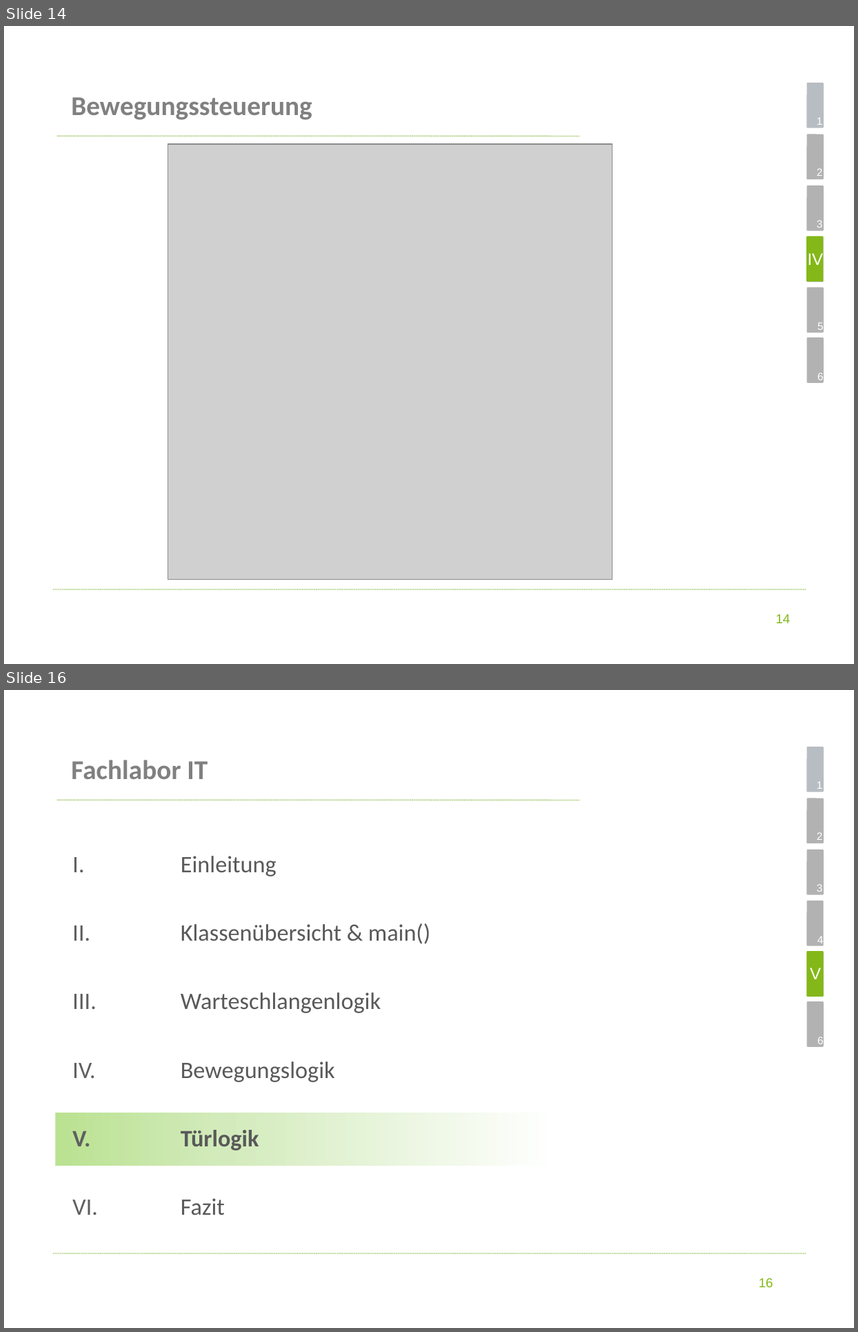
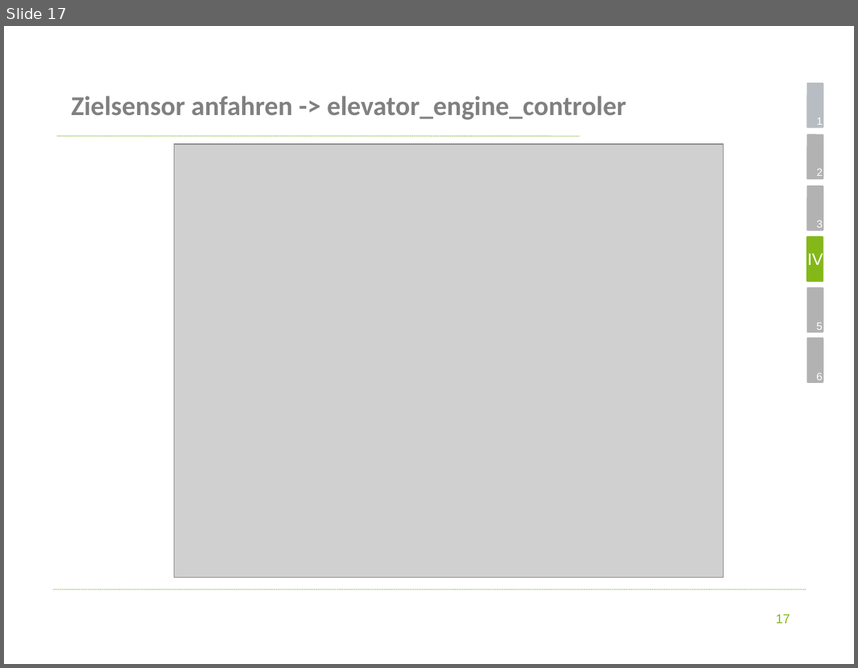
Before and after one commit to koeni90/elevatorUML, a slide deck: Präsentation.pptx. Shown one above the other, each under a label of ours: slides 14 and 16 before the commit, slide 17 after it; the slides between them are not shown. The pictures are 858x1332 and 858x668 pixels, drawn with LibreOffice and Linux fonts; fonts in the diff are those of the drawing; grey boxes stand for pictures; background and template pictures are left out. Boxes give left, top, right and bottom in pixels: in the first picture for what was removed or moved away, otherwise in the second. Text is boxed around its words. In the diff, an @@ line names an element or a change of style, - is before the commit and + after.

```diff
--- a/Präsentation.pptx
+++ b/Präsentation.pptx
@@ slide 16 removed at (x1=4, y1=690, x2=854, y2=1328), background #FFFFFF; not listed: 14 template elements that a slide beside it also shows @@
@@ title removed at (x1=71, y1=760, x2=208, y2=779) @@
-Fachlabor IT
@@ text removed at (x1=181, y1=856, x2=430, y2=1214) @@
-I. Einleitung
-II. Klassenübersicht & main()
-III. Warteschlangenlogik
-IV. Bewegungslogik
-V. Türlogik
-VI. Fazit
@@ rounded rectangle removed at (x1=806, y1=951, x2=824, y2=996) @@
@@ text removed at (x1=810, y1=967, x2=821, y2=979) @@
-V
@@ rectangle removed at (x1=55, y1=1112, x2=557, y2=1165) @@
@@ page number removed at (x1=759, y1=1278, x2=773, y2=1287) @@
-16
@@ what was slide 14 is now slide 17 @@
@@ slide 17 changed as well @@
@@ title at (x1=71, y1=96, x2=626, y2=120): text changed @@
-Bewegungssteuerung
+Zielsensor anfahren -> elevator_engine_controler
@@ picture resized from (x1=168, y1=144, x2=612, y2=579) to (x1=174, y1=144, x2=723, y2=577) @@
@@ text "5" rewrapped from (x1=818, y1=322, x2=824, y2=332) to (x1=817, y1=322, x2=823, y2=330) @@
@@ page number at (x1=776, y1=614, x2=791, y2=623): text changed @@
-14
+17
```
Also in this commit, not shown: 12 other slides changed, 6 slides added, 3 other slides removed, 2 other files.
